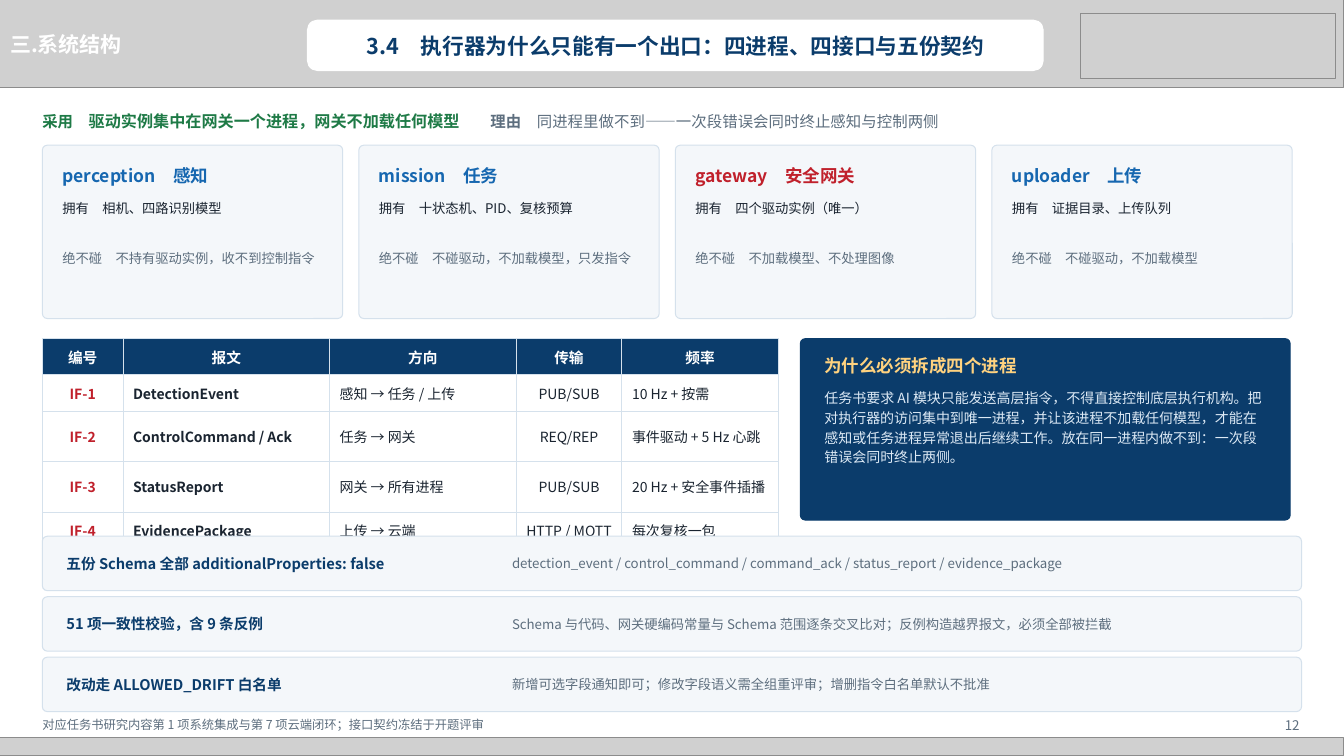
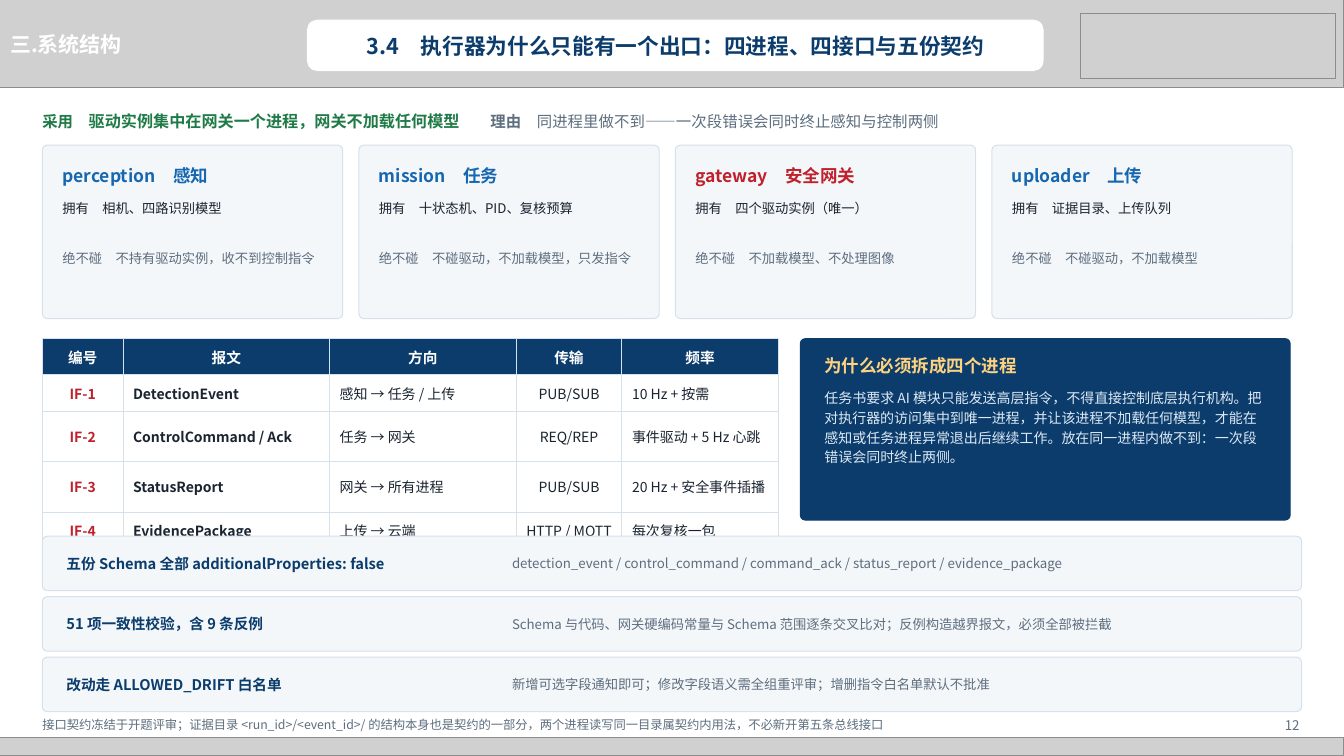
Before and after one commit to heizitalk666/2026summer, a slide deck: slide 12 of deliverables/中期答辩.pptx. Drawn at 1344x756 pixels with LibreOffice and Linux fonts; fonts in the diff are those of the drawing; grey boxes stand for pictures. Boxes give left, top, right and bottom in pixels: in the first picture for what was removed or moved away, otherwise in the second. Text is boxed around its words. In the diff, an @@ line names an element or a change of style, - is before the commit and + after.

```diff
--- a/deliverables/中期答辩.pptx
+++ b/deliverables/中期答辩.pptx
@@ text at [42,718,883,731]: text changed @@
-对应任务书研究内容第 1 项系统集成与第 7 项云端闭环；接口契约冻结于开题评审
+接口契约冻结于开题评审；证据目录 <run_id>/<event_id>/ 的结构本身也是契约的一部分，两个进程读写同一目录属契约内用法，不必新开第五条总线接口
```
Also in this commit, not shown: 16 other slides changed, 2 slides removed, 4 other files.
